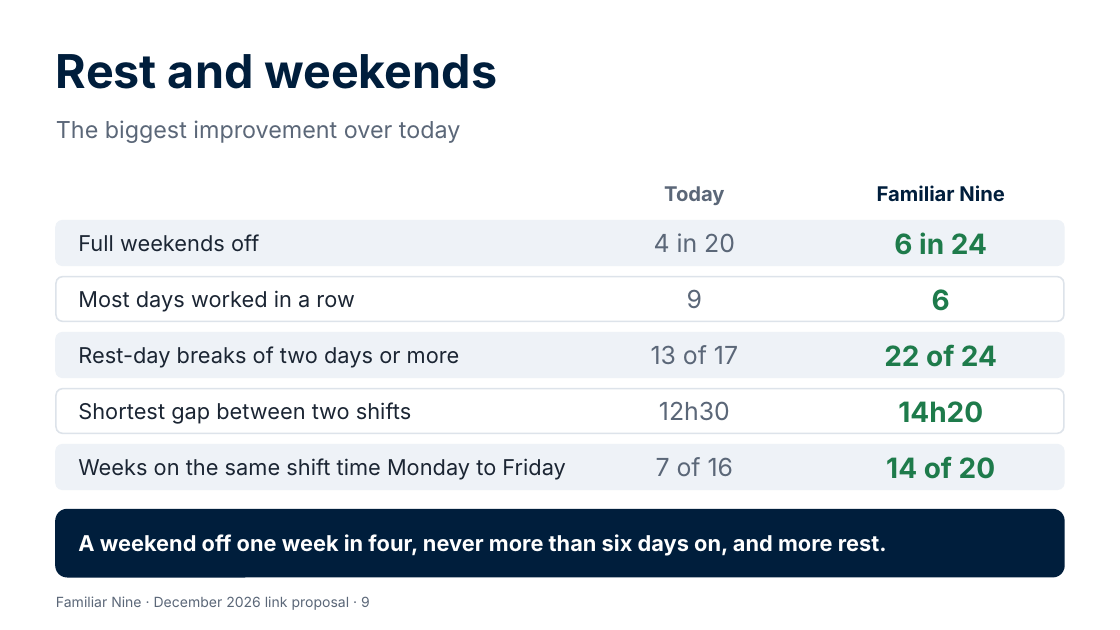
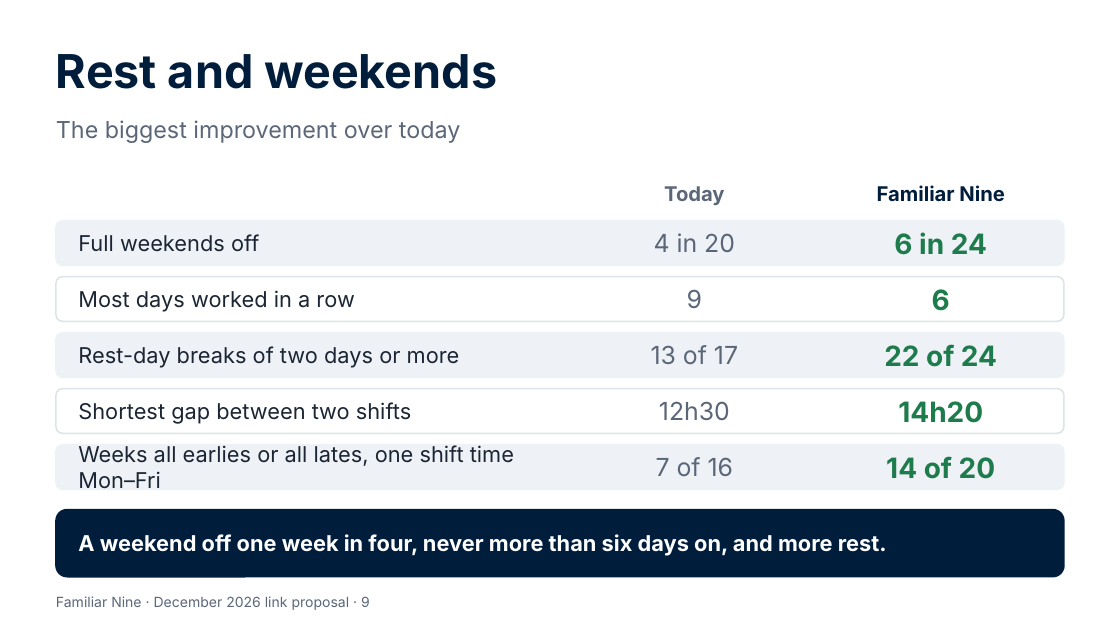
Before and after one commit to Garethdavidmiller/roster-app, a slide deck: slide 9 of docs/proposals/presentations/Familiar-Nine-for-colleagues.pptx. Drawn at 1120x630 pixels with LibreOffice and Linux fonts; fonts in the diff are those of the drawing. Boxes give left, top, right and bottom in pixels: in the first picture for what was removed or moved away, otherwise in the second. Text is boxed around its words. In the diff, an @@ line names an element or a change of style, - is before the commit and + after.

```diff
--- a/docs/proposals/presentations/Familiar-Nine-for-colleagues.pptx
+++ b/docs/proposals/presentations/Familiar-Nine-for-colleagues.pptx
@@ text at <box>78,445,514,489</box>: text changed @@
-Weeks on the same shift time Monday to Friday
+Weeks all earlies or all lates, one shift time Mon–Fri
```
Also in this commit, not shown: 3 other slides changed, 25 other files.
